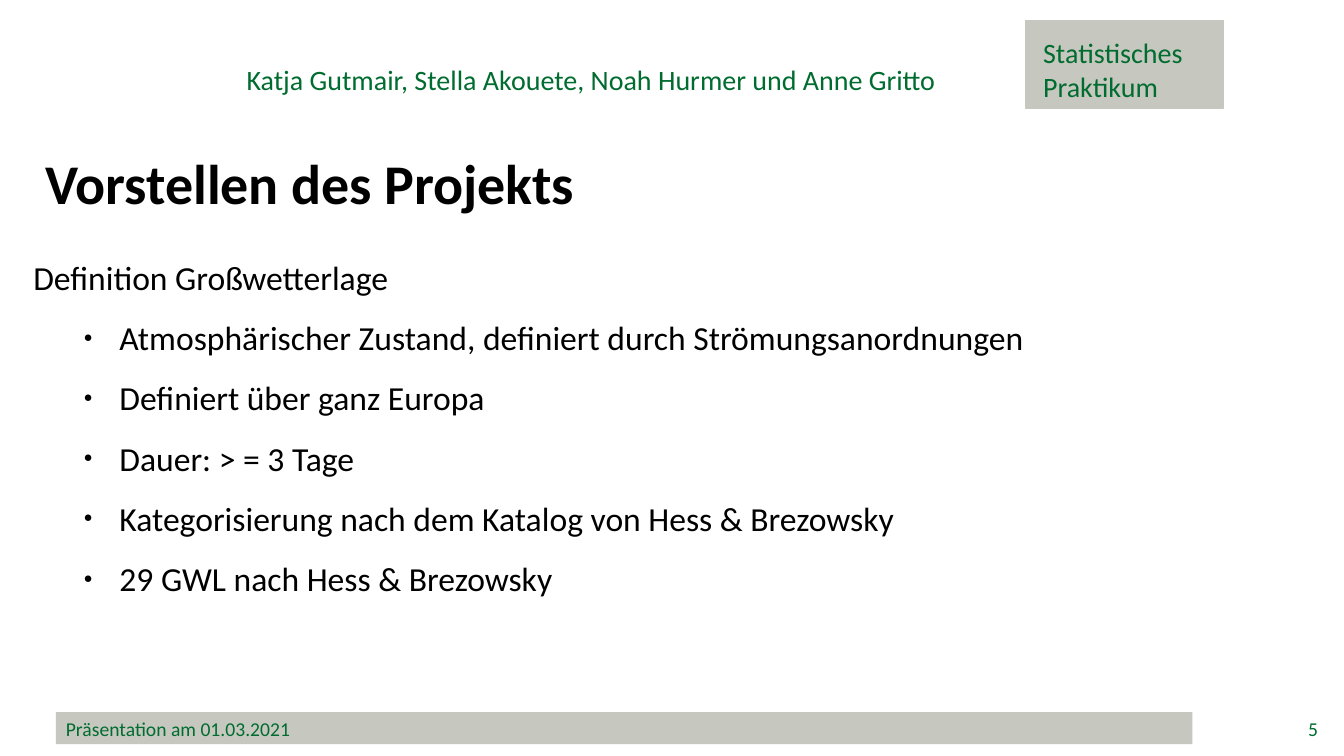
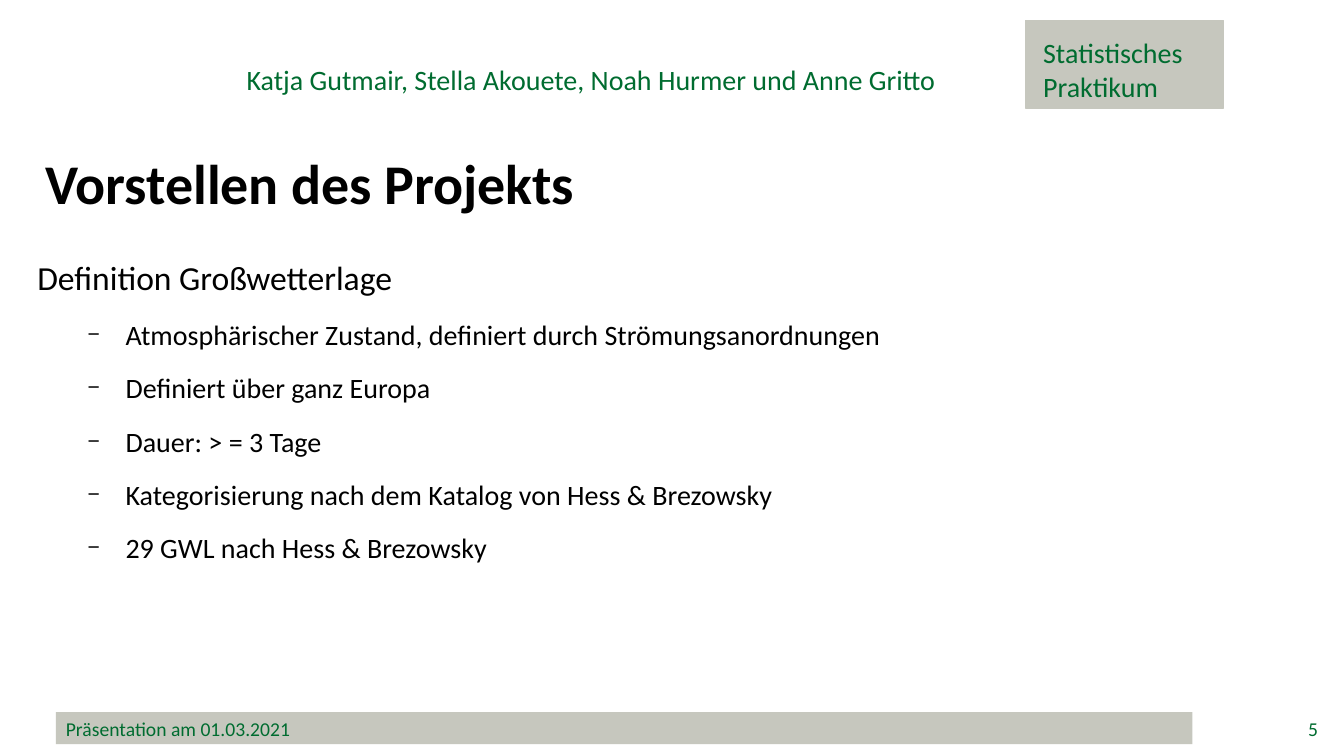
Before and after one commit to minimops/weatherFrog, a slide deck: slide 5 of documentation/ppt/Präsentation.pptx. Drawn at 1344x756 pixels with LibreOffice and Linux fonts; fonts in the diff are those of the drawing; background and template pictures are left out. Boxes give left, top, right and bottom in pixels: in the first picture for what was removed or moved away, otherwise in the second. Text is boxed around its words. In the diff, an @@ line names an element or a change of style, - is before the commit and + after.

```diff
--- a/documentation/ppt/Präsentation.pptx
+++ b/documentation/ppt/Präsentation.pptx
@@ text at (x1=126, y1=325, x2=880, y2=563): size 24 to 20 pt in "Atmosphärischer Zustand, definiert durch Strömungsanordnunge ...", "Definiert über ganz Europa", "Dauer: > = 3 Tage", "Kategorisierung nach dem Katalog von Hess & ..." and 1 more places; bullet ● to − @@
```
Also in this commit, not shown: 23 other slides changed, 9 slides added.
